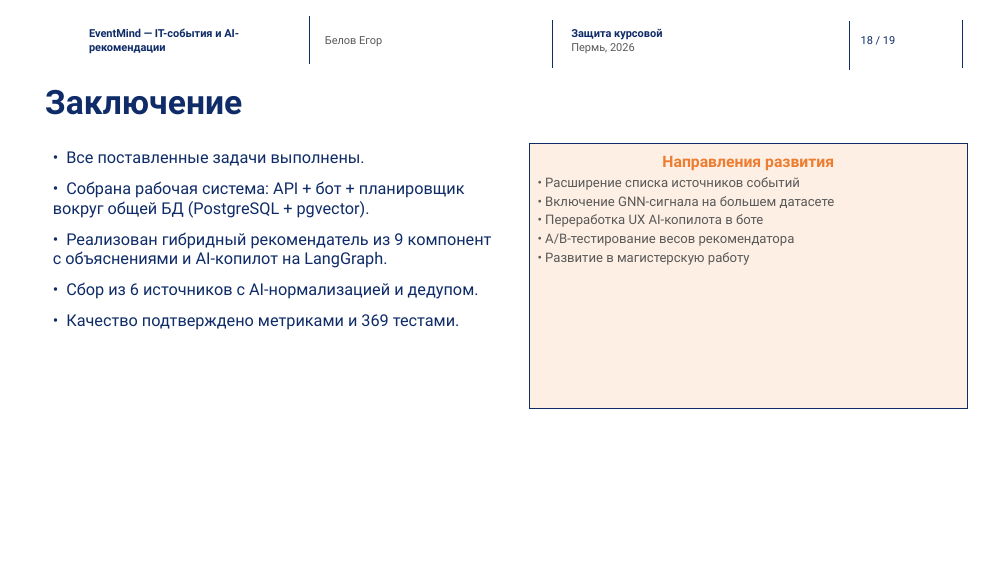
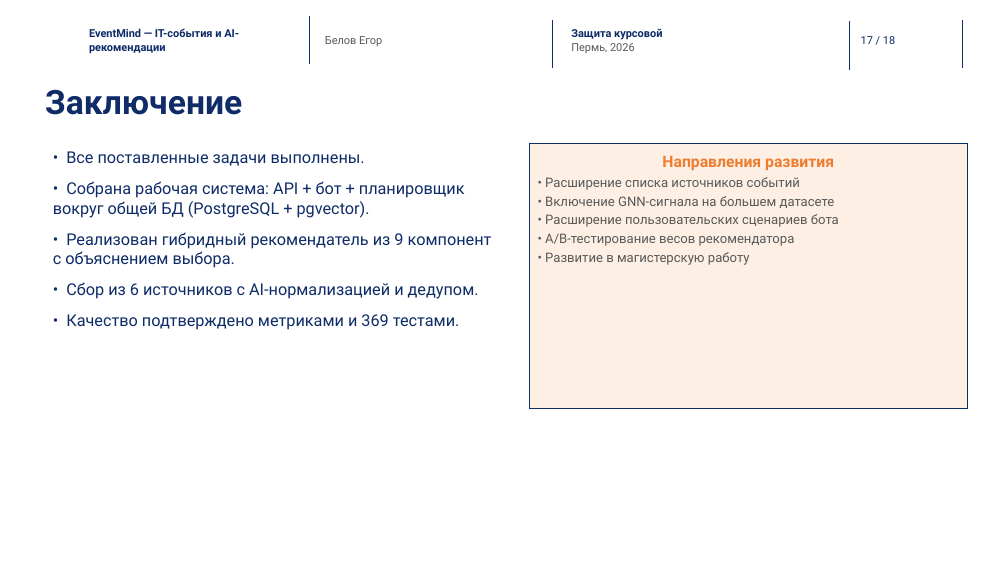
Before and after one commit to EgorBelov/event_mind, a slide deck: slide 17 of docs/Презентация_защита_EventMind.pptx (slide 18 before the commit). Drawn at 1008x567 pixels with LibreOffice and Linux fonts; fonts in the diff are those of the drawing; background and template pictures are left out. Boxes give left, top, right and bottom in pixels: in the first picture for what was removed or moved away, otherwise in the second. Text is boxed around its words. In the diff, an @@ line names an element or a change of style, - is before the commit and + after.

```diff
--- a/docs/Презентация_защита_EventMind.pptx
+++ b/docs/Презентация_защита_EventMind.pptx
@@ page number at bbox=[861, 36, 895, 44]: text changed @@
-18 / 19
+17 / 18
@@ text at bbox=[53, 232, 492, 268]: text changed @@
-• Реализован гибридный рекомендатель из 9 компонент с объяснениями и AI-копилот на LangGraph.
+• Реализован гибридный рекомендатель из 9 компонент с объяснением выбора.
@@ text in rectangle at bbox=[545, 214, 839, 227]: text changed @@
-• Переработка UX AI-копилота в боте
+• Расширение пользовательских сценариев бота
```
Also in this commit, not shown: 6 other slides changed, 1 slide removed, 3 other files.
